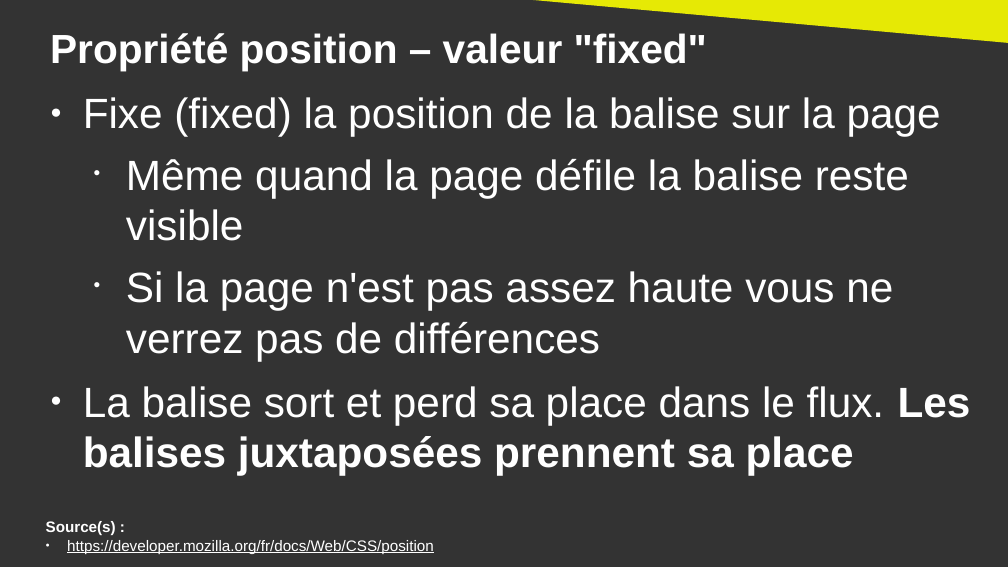
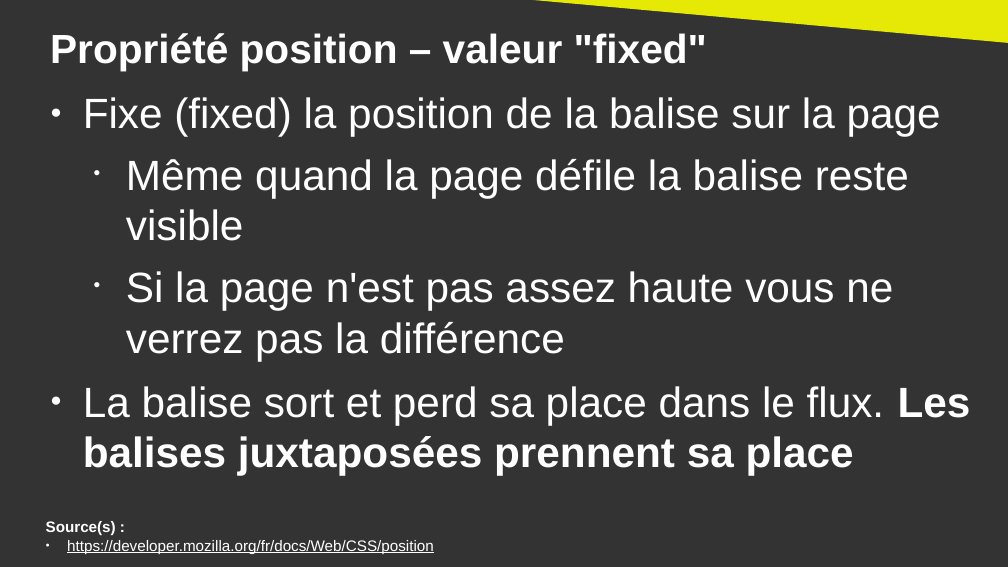
Before and after one commit to DanYellow/cours, a slide deck: slide 13 of integration-web-s2/travaux-pratiques/numero-1/presentation.odp. Drawn at 1008x567 pixels with LibreOffice and Linux fonts; fonts in the diff are those of the drawing. Boxes give left, top, right and bottom in pixels: in the first picture for what was removed or moved away, otherwise in the second. Text is boxed around its words. In the diff, an @@ line names an element or a change of style, - is before the commit and + after.

```diff
--- a/integration-web-s2/travaux-pratiques/numero-1/presentation.odp
+++ b/integration-web-s2/travaux-pratiques/numero-1/presentation.odp
@@ text at (x1=126, y1=271, x2=893, y2=361): text changed @@
-  • Si la page n'est pas assez haute vous ne verrez pas de différences
+  • Si la page n'est pas assez haute vous ne verrez pas la différence
```
Also in this commit, not shown: 3 other files.
